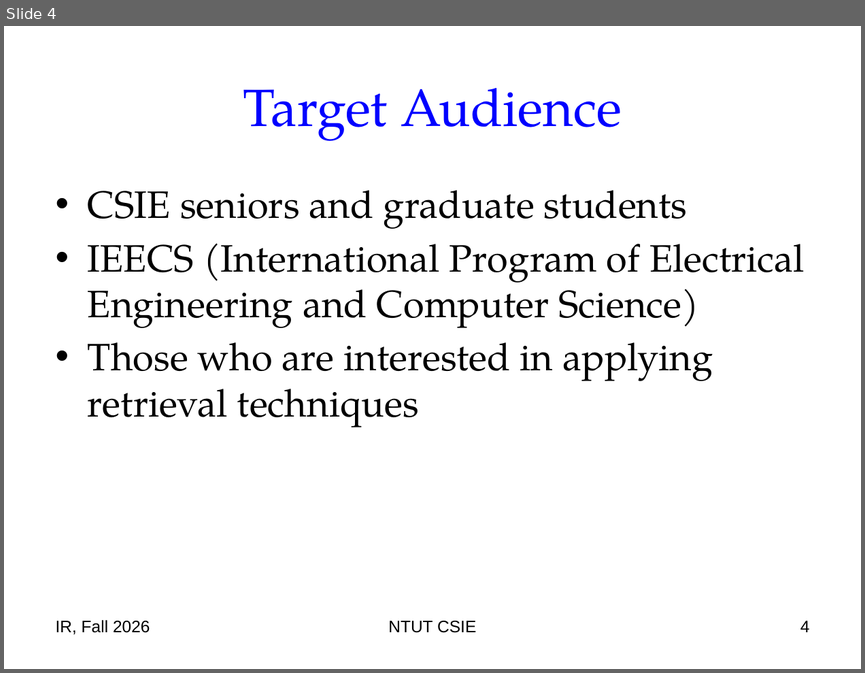
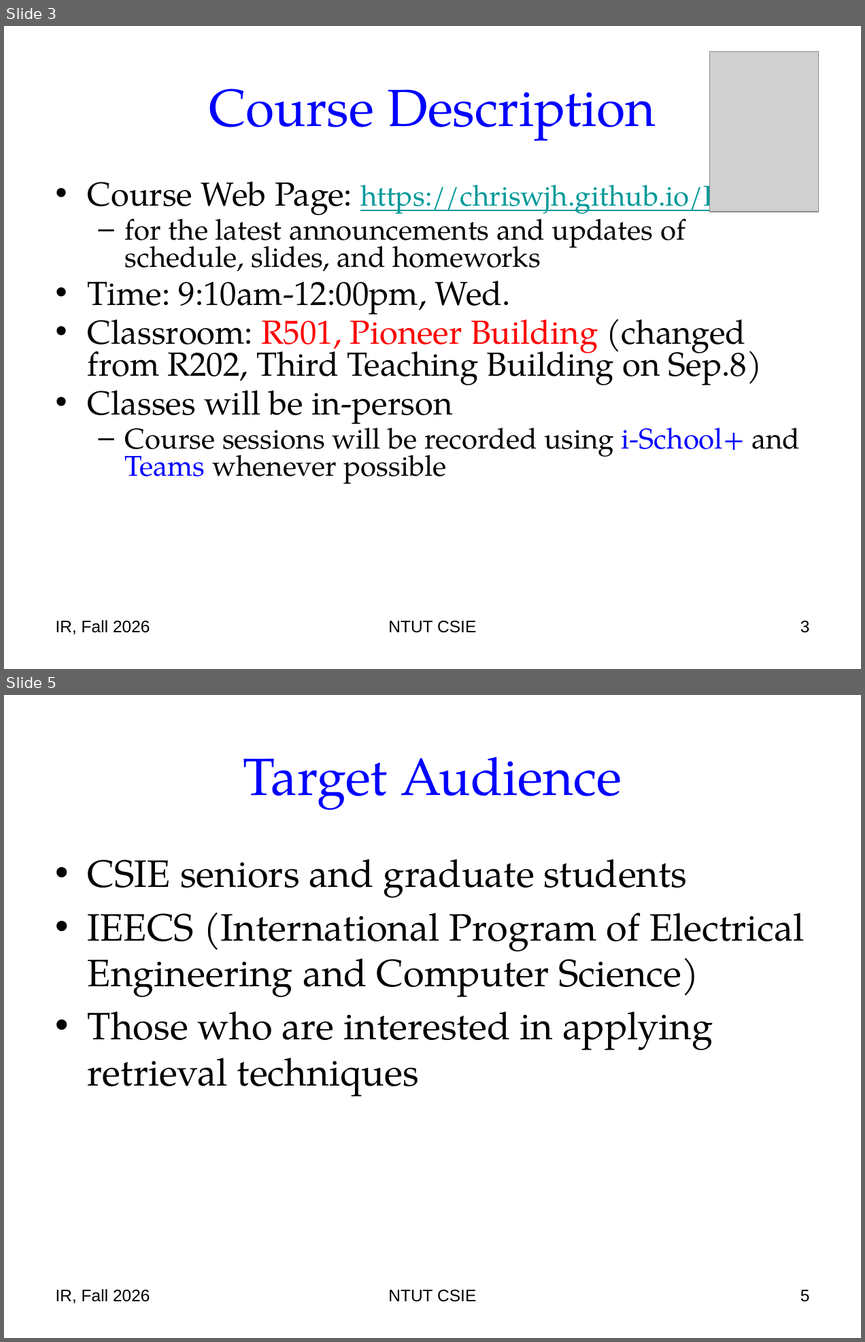
Before and after one commit to chriswjh/chriswjh.github.io, a slide deck: IR/00-intro.pptx. Shown one above the other, each under a label of ours: slide 4 before the commit, slides 3 and 5 after it; the slides between them are not shown. The pictures are 865x673 and 865x1342 pixels, drawn with LibreOffice and Linux fonts; fonts in the diff are those of the drawing; grey boxes stand for pictures. Boxes give left, top, right and bottom in pixels: in the first picture for what was removed or moved away, otherwise in the second. Text is boxed around its words. In the diff, an @@ line names an element or a change of style, - is before the commit and + after.

```diff
--- a/IR/00-intro.pptx
+++ b/IR/00-intro.pptx
@@ slide 3 added at (x1=4, y1=26, x2=861, y2=669), background #FFFFFF @@
@@ picture added at (x1=710, y1=52, x2=819, y2=212) @@
@@ title added at (x1=209, y1=89, x2=655, y2=141), 44 pt, text #0000FF @@
+Course Description
@@ text added at (x1=88, y1=176, x2=800, y2=484), 24 pt, text #000000 @@
+• Course Web Page: https://chriswjh.github.io/IR/
+  – for the latest announcements and updates of schedule, slides, and homeworks
+• Time: 9:10am-12:00pm, Wed.
+• Classroom: R501, Pioneer Building (changed from R202, Third Teaching Building on Sep.8)
+• Classes will be in-person
+  – Course sessions will be recorded using i-School+ and Teams whenever possible
@@ text added at (x1=56, y1=620, x2=150, y2=634), 14 pt, text #000000 @@
+IR, Fall 2026
@@ text added at (x1=388, y1=620, x2=476, y2=633), 14 pt, text #000000 @@
+NTUT CSIE
@@ page number added at (x1=800, y1=620, x2=810, y2=633), 14 pt, text #000000 @@
+3
@@ what was slide 4 is now slide 5 @@
@@ page number at (x1=800, y1=1289, x2=810, y2=1302): text changed @@
-4
+5
```
Also in this commit, not shown: 5 slides changed, 5 other slides added, 2 other files.
